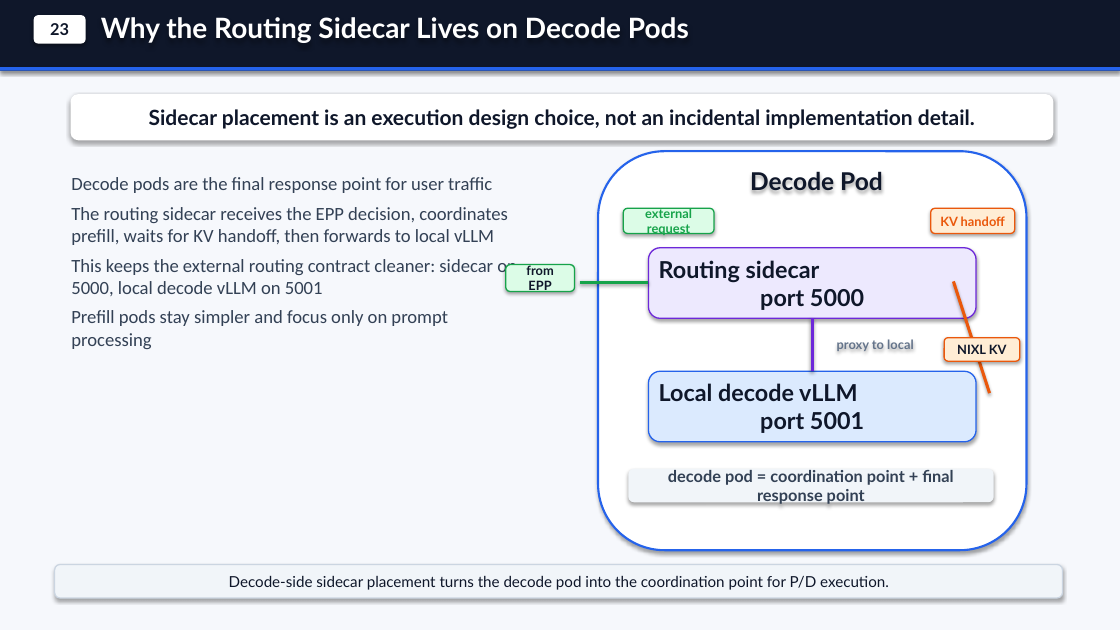
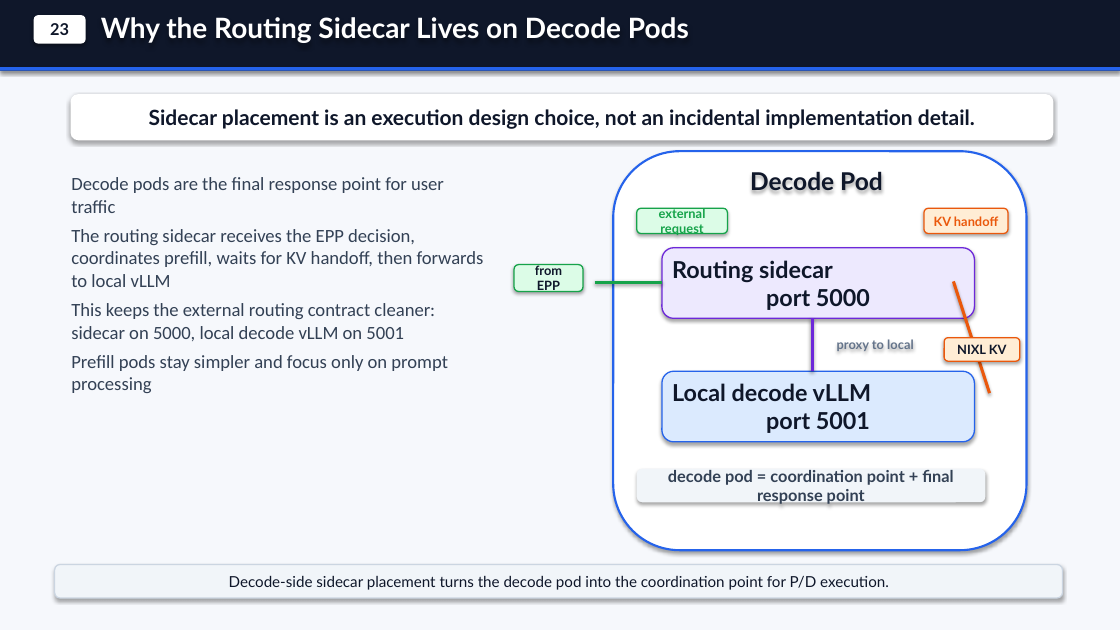
Before and after one commit to andyzhangx/demo, a slide deck: slide 8 of llm/kaito-llm-d-pd-slides.pptx. Drawn at 1120x630 pixels with LibreOffice and Linux fonts; fonts in the diff are those of the drawing. Boxes give left, top, right and bottom in pixels: in the first picture for what was removed or moved away, otherwise in the second. Text is boxed around its words. In the diff, an @@ line names an element or a change of style, - is before the commit and + after.

Commit message:
docs: tighten pd deck layout and connectors

```diff
--- a/llm/kaito-llm-d-pd-slides.pptx
+++ b/llm/kaito-llm-d-pd-slides.pptx
@@ text "Decode pods are the final ..." rewrapped from [71, 177, 517, 349] to [71, 177, 484, 393] @@
@@ rounded rectangle: place and size @@
-rounded rectangle at [598, 151, 1027, 550]
+rounded rectangle at [613, 151, 1027, 550]
@@ rounded rectangle "external request": place and size @@
-rounded rectangle "external request" at [623, 208, 714, 234]
+rounded rectangle "external request" at [637, 208, 728, 234]
@@ rounded rectangle "KV handoff": place and size @@
-rounded rectangle "KV handoff" at [931, 208, 1015, 234]
+rounded rectangle "KV handoff" at [924, 208, 1008, 234]
@@ rounded rectangle "from EPP": place and size @@
-rounded rectangle "from EPP" at [506, 265, 575, 292]
+rounded rectangle "from EPP" at [514, 265, 583, 292]
@@ rounded rectangle "Routing sidecar port 5000": place and size @@
-rounded rectangle "Routing sidecar port 5000" at [649, 248, 976, 318]
+rounded rectangle "Routing sidecar port 5000" at [662, 248, 975, 318]
@@ line moved from (580, 282) - (649, 282) to (595, 282) - (662, 282) @@
@@ rounded rectangle "Local decode vLLM port 5001": place and size @@
-rounded rectangle "Local decode vLLM port 5001" at [649, 371, 976, 442]
+rounded rectangle "Local decode vLLM port 5001" at [662, 371, 975, 442]
@@ rounded rectangle "decode pod = coordination point ...": place and size @@
-rounded rectangle "decode pod = coordination point ..." at [628, 469, 994, 502]
+rounded rectangle "decode pod = coordination point ..." at [637, 469, 986, 502]
```
Also in this commit, not shown: 1 other slide changed, 1 other file.
